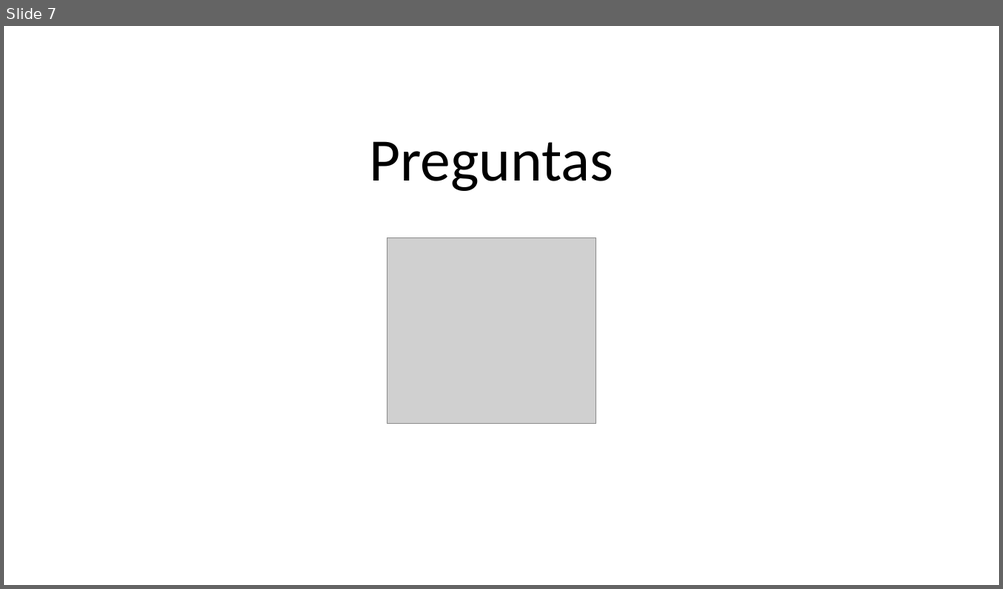
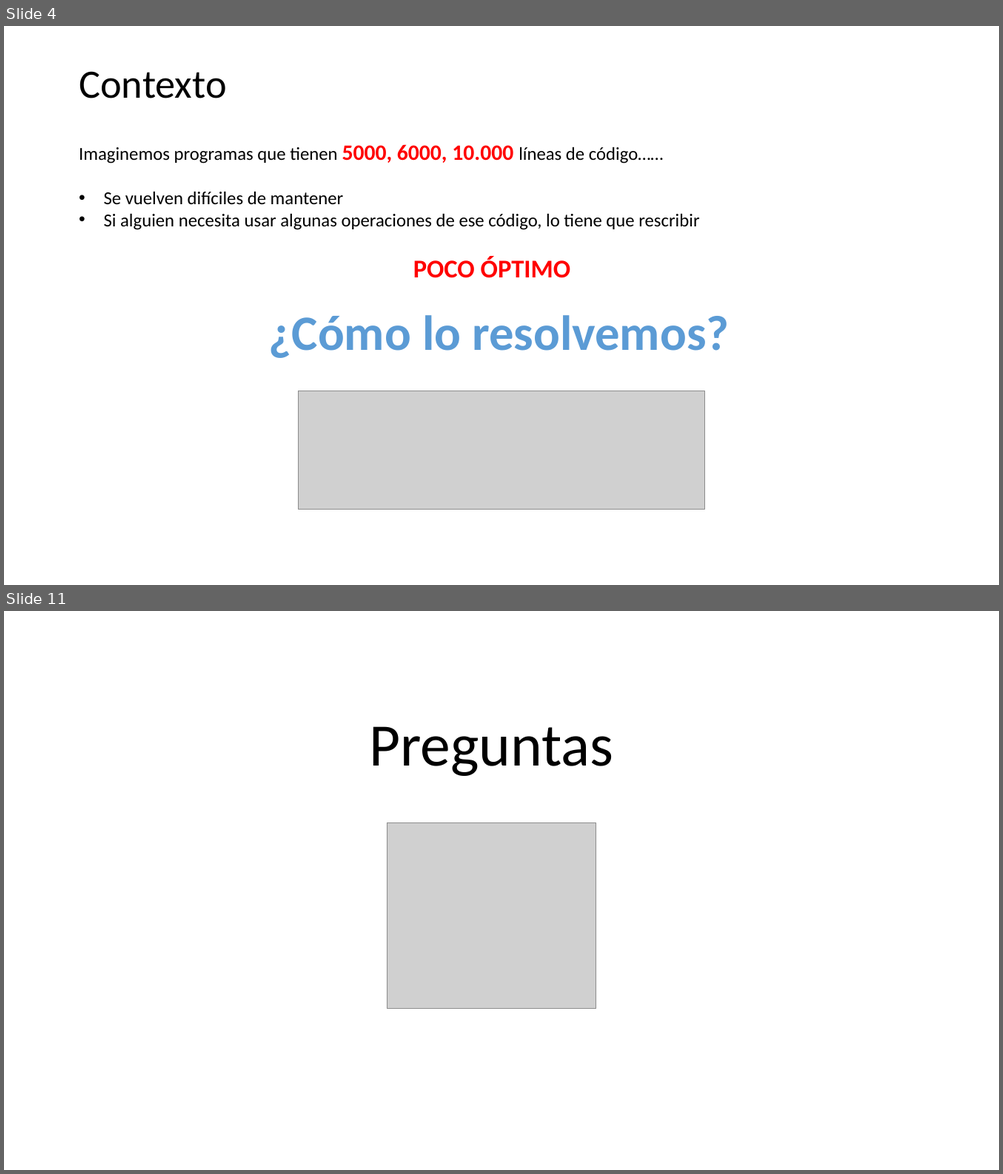
Before and after one commit to CesarLopez-Profe/Logica-de-programacion, a slide deck: Slides/2_Funciones.pptx. Shown one above the other, each under a label of ours: slide 7 before the commit, slides 4 and 11 after it; the slides between them are not shown. The pictures are 1003x589 and 1003x1174 pixels, drawn with LibreOffice and Linux fonts; fonts in the diff are those of the drawing; grey boxes stand for pictures; background and template pictures are left out. Boxes give left, top, right and bottom in pixels: in the first picture for what was removed or moved away, otherwise in the second. Text is boxed around its words. In the diff, an @@ line names an element or a change of style, - is before the commit and + after.

```diff
--- a/Slides/2_Funciones.pptx
+++ b/Slides/2_Funciones.pptx
@@ slide 4 added at [4,26,999,585], background picture (left out) @@
@@ title added at [79,71,227,99], 44 pt, text #000000 @@
+Contexto
@@ text added at [79,144,699,278], 20 pt, text #000000 @@
+Imaginemos programas que tienen 5000, 6000, 10.000 líneas de código……
+• Se vuelven difíciles de mantener
+• Si alguien necesita usar algunas operaciones de ese código, lo tiene que rescribir
+POCO ÓPTIMO
@@ text added at [269,315,728,358], 54 pt, text #5B9BD5, bold @@
+¿Cómo lo resolvemos?
@@ picture added at [299,392,704,509] @@
@@ what was slide 7 is now slide 11 @@
```
Also in this commit, not shown: 4 slides changed, 4 other slides added, 1 slide removed, 1 other file.
